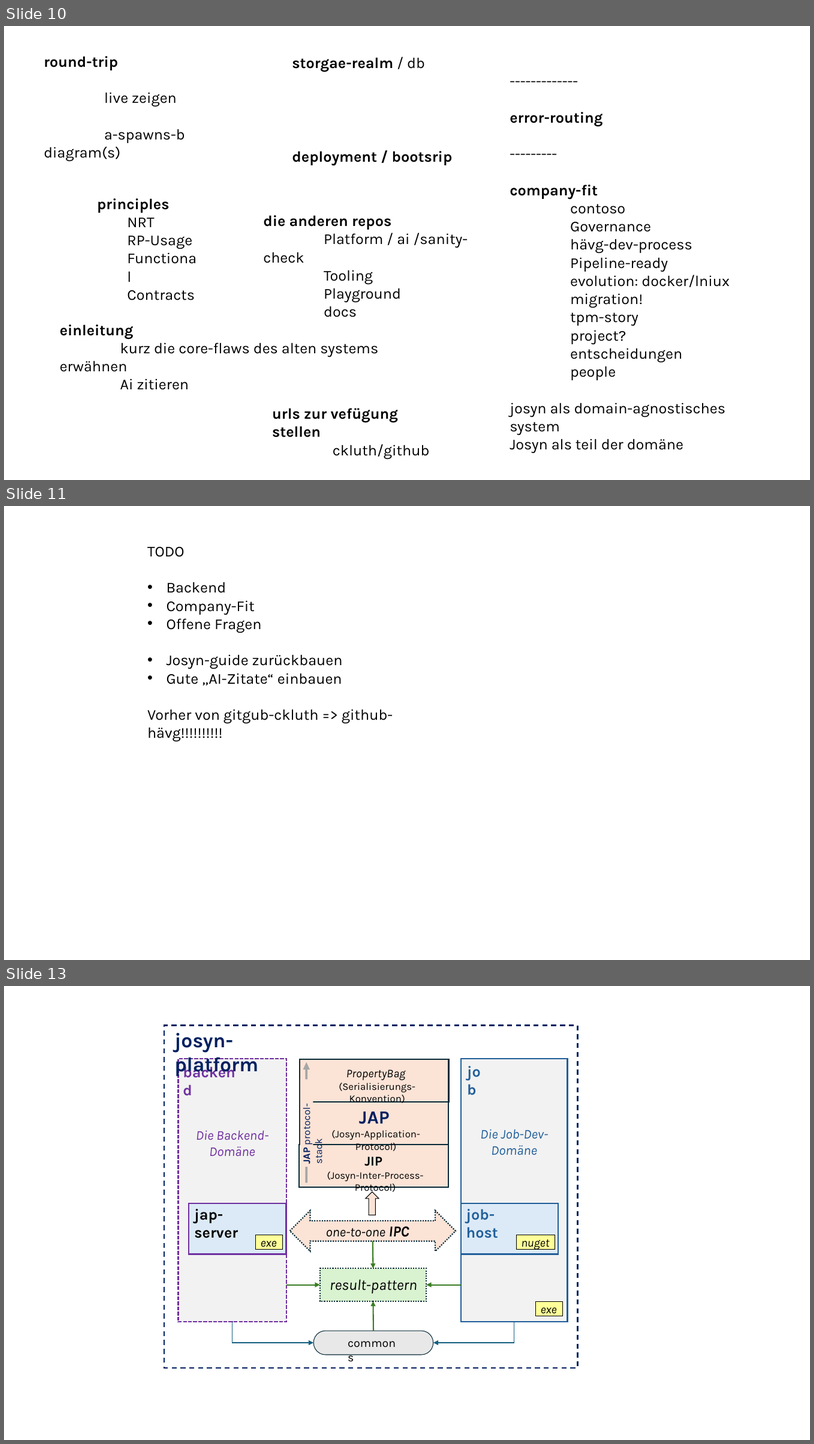
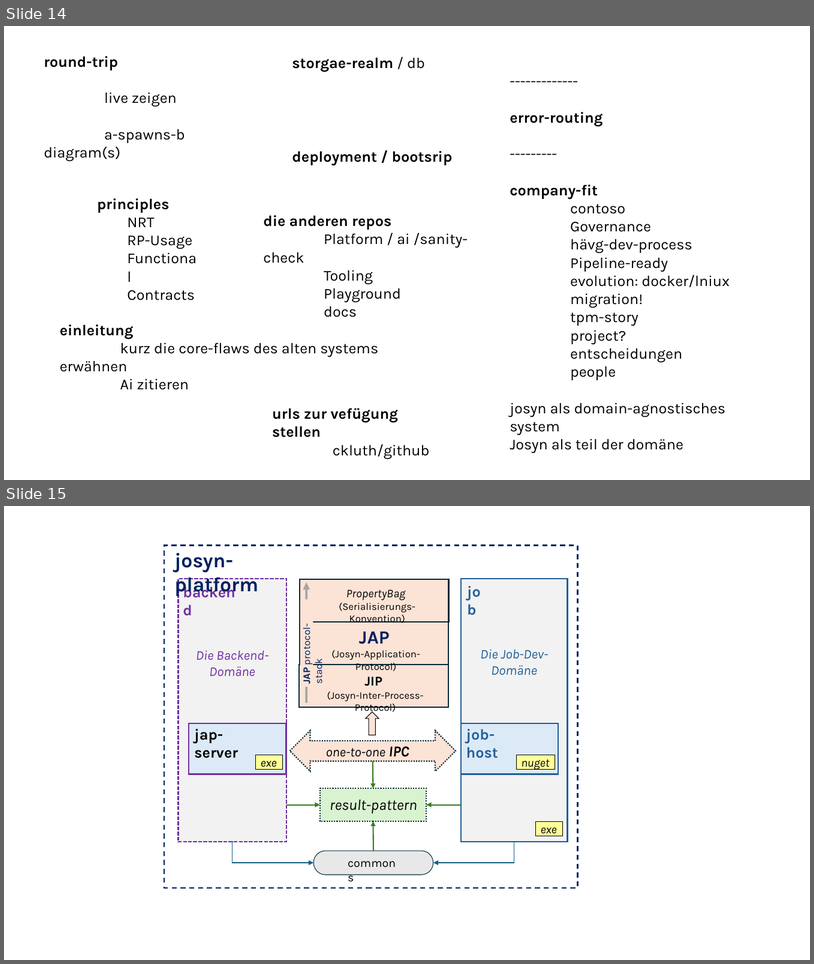
Before and after one commit to ckluth/josyn-platform, a slide deck: josyn-intro.pptx. Shown one above the other, each under a label of ours: slides 10, 11 and 13 before the commit, slides 14 and 15 after it; the slides between them are not shown. The pictures are 814x1444 and 814x964 pixels, drawn with LibreOffice and Linux fonts; fonts in the diff are those of the drawing. Boxes give left, top, right and bottom in pixels: in the first picture for what was removed or moved away, otherwise in the second. Text is boxed around its words. In the diff, an @@ line names an element or a change of style, - is before the commit and + after.

```diff
--- a/josyn-intro.pptx
+++ b/josyn-intro.pptx
@@ slide 11 removed at (x1=4, y1=506, x2=810, y2=960), background #FFFFFF @@
@@ text removed at (x1=147, y1=547, x2=393, y2=742) @@
-TODO
-• Backend
-• Company-Fit
-• Offene Fragen
-• Josyn-guide zurückbauen
-• Gute „AI-Zitate“ einbauen
-Vorher von gitgub-ckluth => github-hävg!!!!!!!!!!
@@ what was slide 10 is now slide 14 @@
@@ what was slide 13 is now slide 15 @@
```
Also in this commit, not shown: 4 slides changed, 4 slides added, 1 other slide removed.
